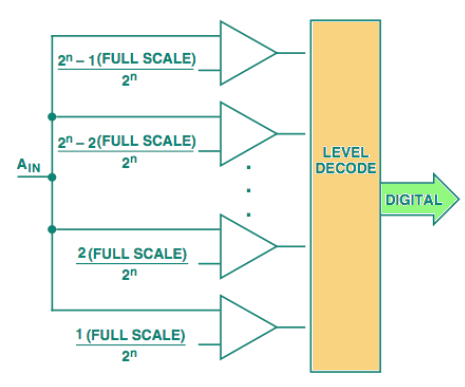
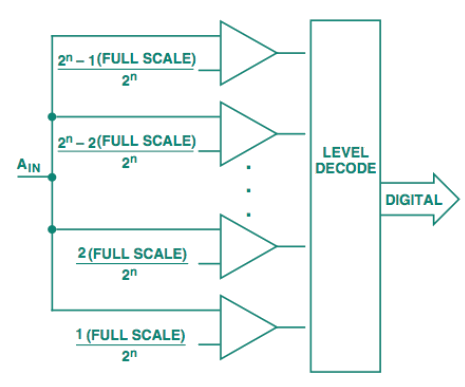
Layers edited between the first and the second (465, 387) image:
painted on "Pasted Layer" over [313, 22, 456, 370]
